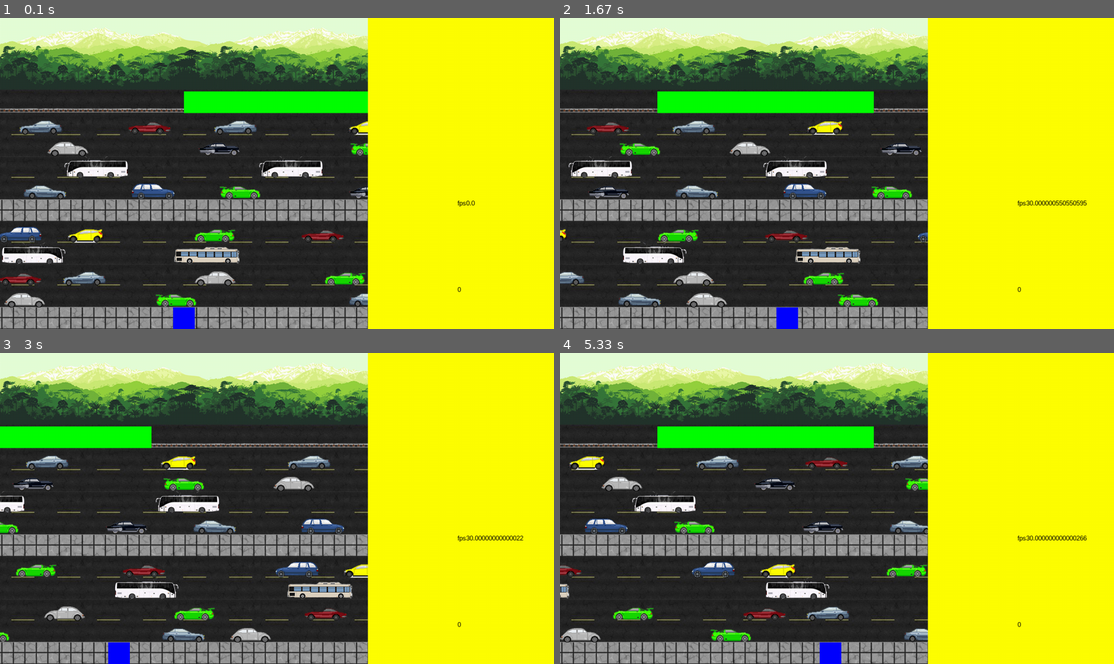
Above: before the commit, frames 1-4 (two rows, left to right).
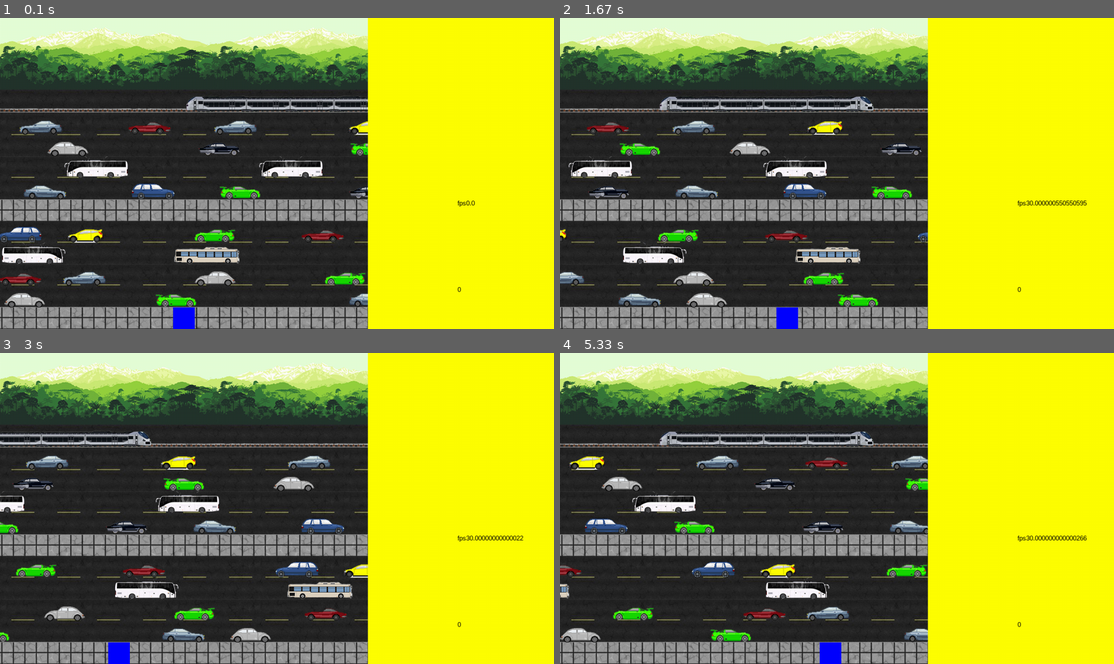
Above: after the commit, the same moments.

Repository: AyoubErrajraji/MonkeyBusiness
Game: pygame game, started from main.py
Two runs of this game, one before a commit and one after it. Both use one fixed random seed, a clock stepped at 60 frames per second and the inputs below.
Inputs (mouse positions are in pixels of both pictures, inside the frame that each line leads up to):
- Up to frame 1 (0.1 s): no input
- Up to frame 2 (1.67 s): hold Right 0.33-0.8 s; move the mouse to (814, 185) at 0.37 s; hold Up 0.83-1.13 s; move the mouse to (1014, 164) at 0.87 s; hold Right 1.17-1.63 s; move the mouse to (837, 195) at 1.2 s
- Up to frame 3 (3 s): hold Left 1.67-2.2 s; move the mouse to (144, 511) at 1.7 s; hold Down 2.23-2.53 s; move the mouse to (332, 576) at 2.27 s; hold Left 2.57-2.97 s; move the mouse to (105, 580) at 2.6 s
- Up to frame 4 (5.33 s): hold Up 3-3.37 s; move the mouse to (1041, 617) at 3.03 s; hold Right 3.4-4.03 s; move the mouse to (903, 536) at 3.43 s; hold Left 4.47-4.93 s; move the mouse to (704, 446) at 4.5 s; hold Right from 4.97 s (still down); move the mouse to (809, 589) at 5 s

The runs differ from the first frame. In frame 1, 2.4% of the frame differs, in the area x 33-67%, y 23-31%; in frame 2, 2.8%, in the area x 17-57%, y 23-31%; in frame 3, 1.9%; in frame 4, 2.8%.

Commit message:
added train visuals

Diff:
--- a/crosstheroad_lib/crosstheroad.py
+++ b/crosstheroad_lib/crosstheroad.py
@@ -1,4 +1,5 @@
 import pygame, sys
+
 
 class Rectangle:
     def __init__(self, x, y, w, h):
@@ -100,7 +101,6 @@
         self.screen.blit(score, (self.config.screenDim[0] - self.config.sideMenu[0]/2 - score.get_rect().width, self.config.sideMenu[1] - 100))
         fps = font.render("fps" + str(self.clock.get_fps()), 1, self.config.black)
         self.screen.blit(fps, (self.config.screenDim[0] - self.config.sideMenu[0]/2 - score.get_rect().width, self.config.sideMenu[1] - 300))
-
 
     def addCars(self):
         # Add first row of cars
@@ -147,7 +147,7 @@
             self.cars.append(Car(0 + (self.config.grid * 16), self.config.screenDim[1] - self.config.grid * 10, self.config.grid * 2, self.config.grid, self.screen, self.config, -5, 'crosstheroad_lib/src/car7.png'))
         # Add 10th row (last) of cars
         if len(self.cars) < 27:
-            self.cars.append(Car(0 + (self.config.grid * 8), self.config.screenDim[1] - self.config.grid * 11, self.config.grid * 10, self.config.grid, self.screen, self.config, 25, 'none'))
+            self.cars.append(Car(0 + (self.config.grid * 8), self.config.screenDim[1] - self.config.grid * 11, self.config.grid * 10, self.config.grid, self.screen, self.config, 25, 'crosstheroad_lib/src/train.png'))
 
     def background(self, color):
         self.screen.fill(color)
Binary file added: crosstheroad_lib/src/train.png
